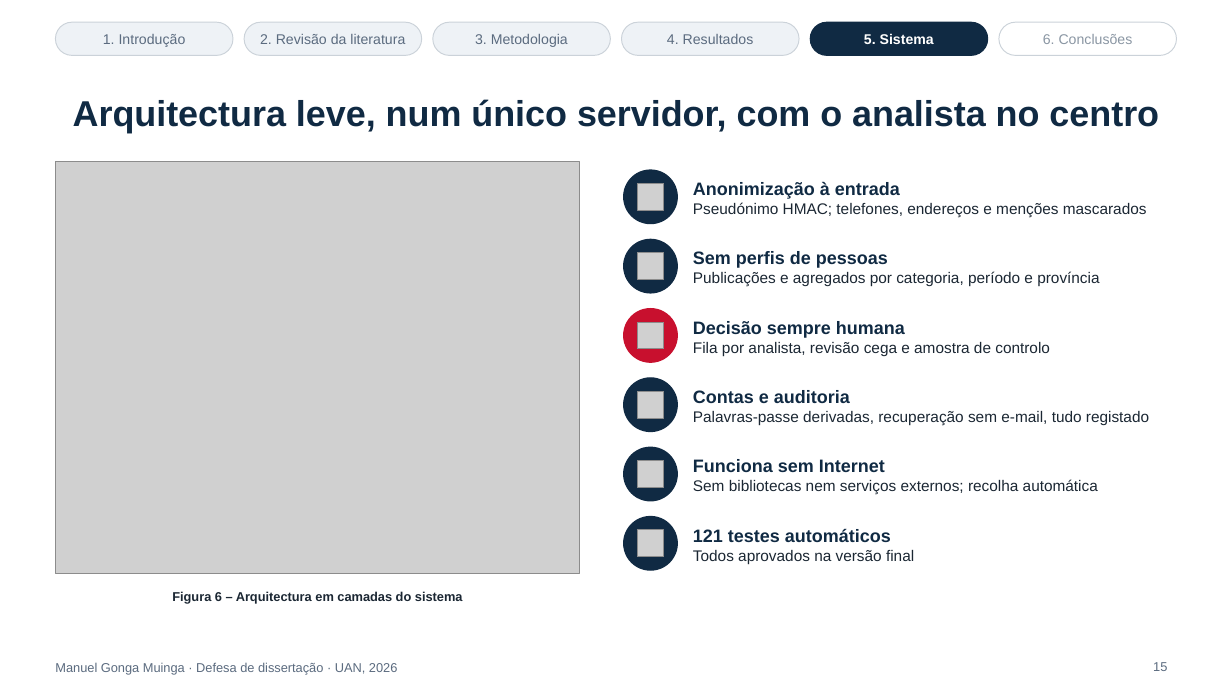
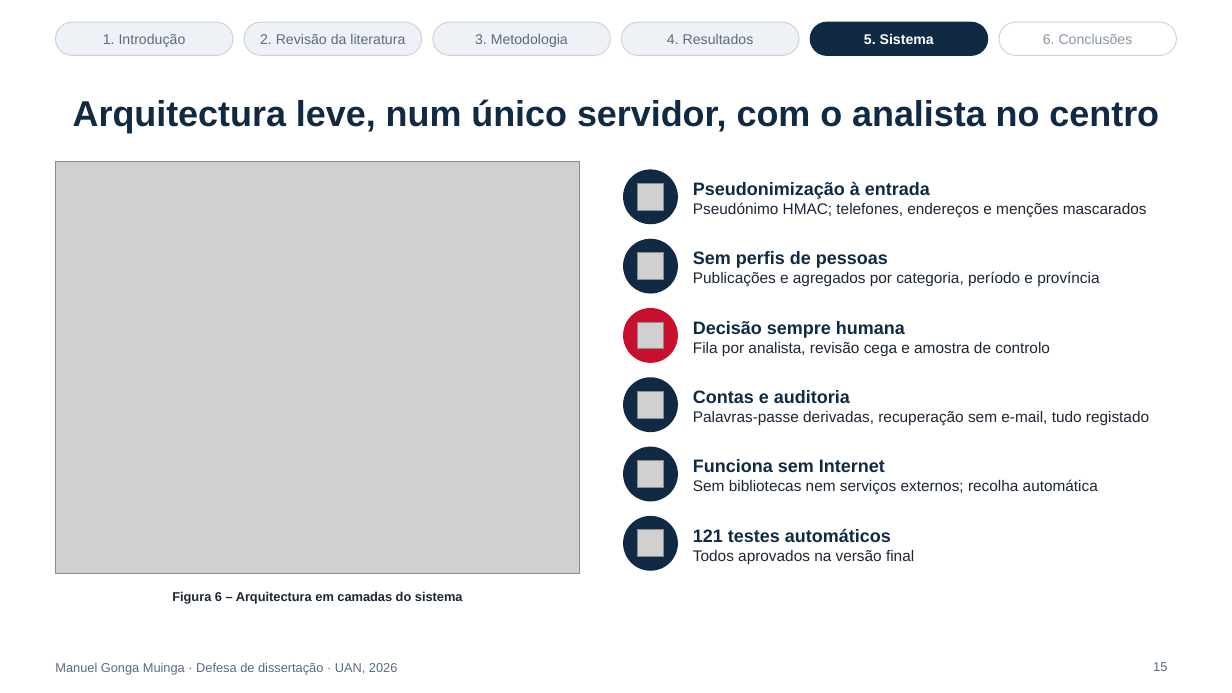
Before and after one commit to manuelmuinga/dissertacao-uan-angola, a slide deck: slide 15 of docs/Apresentacao_Defesa_UAN.pptx. Drawn at 1232x693 pixels with LibreOffice and Linux fonts; fonts in the diff are those of the drawing; grey boxes stand for pictures. Boxes give left, top, right and bottom in pixels: in the first picture for what was removed or moved away, otherwise in the second. Text is boxed around its words. In the diff, an @@ line names an element or a change of style, - is before the commit and + after.

```diff
--- a/docs/Apresentacao_Defesa_UAN.pptx
+++ b/docs/Apresentacao_Defesa_UAN.pptx
@@ text at [693, 182, 930, 199]: text changed @@
-Anonimização à entrada
+Pseudonimização à entrada
```
Also in this commit, not shown: 12 other slides changed, 3 other files.
